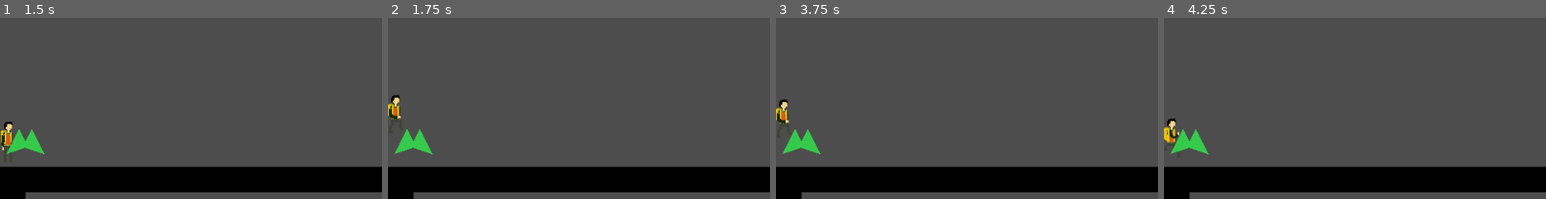
Above: before the commit, frames 1-4 (left to right).
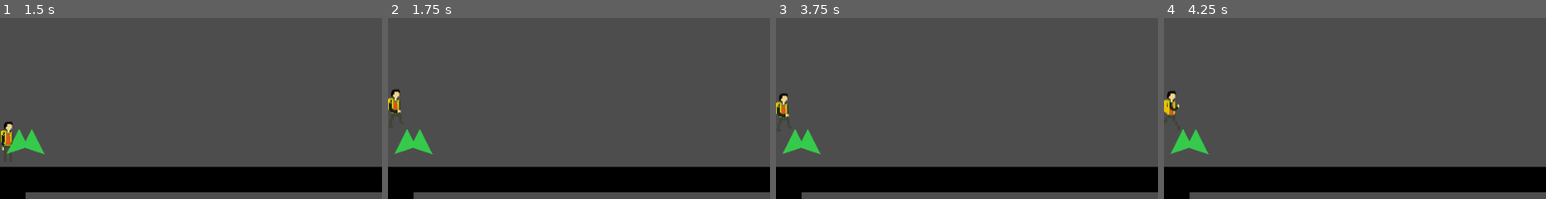
Above: after the commit, the same moments.

Repository: The-Spark-Industries/spark-energy
Game: Godot game, scene res://Master Scenes/titleScreen.tscn
Same seed, same stepped clock (60 frames per second), same inputs: the game is played once before the commit and once after it. The engine's default icon, where the game draws it, is replaced by a stand-in: a white triangle on a blue panel in a dark square.
Inputs:
- Up to frame 1 (1.5 s): click "Start" at 0.5 s; tap Enter at 1.25 s; hold 2 (inventoryright) from 1.28 s (still down); tap E (interact) at 1.35 s
- Up to frame 2 (1.75 s): keep holding 2 (inventoryright); tap Space (jump) at 1.52 s
- Up to frame 3 (3.75 s): tap E (interact) at 2.1, 2.85, 3.6 s; tap Space (jump) at 2.27, 3.5 s; release 2 (inventoryright) at 2.78 s; hold 1 (inventoryleft) 2.78-3.53 s; hold 2 (inventoryright) from 3.53 s (still down)
- Up to frame 4 (4.25 s): keep holding 2 (inventoryright); tap Space (jump) at 3.77 s
The pictures show only the part of the screen within x 0-50%, y 38-87%; the shares and areas given below are measured in that part.

Frame 1 is identical in both runs. In frame 2, 0.4% of the frame differs, in the area x 0-4%, y 39-64%; in frame 3, 0.5%; in frame 4, 0.8%, in the area x 0-4%, y 40-77%.

Commit message:
Movement + more floors

Diff:
--- a/Master Scenes/level1.tscn
+++ b/Master Scenes/level1.tscn
@@ -354,7 +354,7 @@
 shape = SubResource("RectangleShape2D_4hvuo")
 
 [node name="RoomCamera" type="Camera2D" parent="." unique_id=1812731569]
-position = Vector2(473, 211)
+position = Vector2(-620, -316)
 script = ExtResource("3_roomcam")
 
 [node name="pauseMenu" parent="RoomCamera" unique_id=1118913350 instance=ExtResource("4_nuwp2")]
@@ -603,16 +603,16 @@
 [node name="camera_points" type="Node2D" parent="." unique_id=947974366]
 
 [node name="Room_8" type="Node2D" parent="camera_points" unique_id=1941415066]
-position = Vector2(480, 171)
+position = Vector2(480, 203)
 
 [node name="Room_7" type="Node2D" parent="camera_points" unique_id=2039052048]
-position = Vector2(1440, 171)
+position = Vector2(1440, 203)
 
 [node name="Room_6" type="Node2D" parent="camera_points" unique_id=619519527]
-position = Vector2(2399, 171)
+position = Vector2(2399, 203)
 
 [node name="Room_5" type="Node2D" parent="camera_points" unique_id=562700146]
-position = Vector2(3359, 171)
+position = Vector2(3359, 203)
 
 [node name="Room_1" type="Node2D" parent="camera_points" unique_id=697253879]
 position = Vector2(480, -369)
@@ -828,13 +828,13 @@
 position = Vector2(1823, -195)
 
 [node name="FloorBlock83" parent="FloorBlocks/room2" unique_id=599518501 instance=ExtResource("17_naso3")]
+position = Vector2(1567, -195)
+
+[node name="FloorBlock84" parent="FloorBlocks/room2" unique_id=2053429288 instance=ExtResource("17_naso3")]
 position = Vector2(1535, -195)
 
-[node name="FloorBlock84" parent="FloorBlocks/room2" unique_id=2053429288 instance=ExtResource("17_naso3")]
+[node name="FloorBlock87" parent="FloorBlocks/room2" unique_id=1919172174 instance=ExtResource("17_naso3")]
 position = Vector2(1503, -195)
-
-[node name="FloorBlock87" parent="FloorBlocks/room2" unique_id=1919172174 instance=ExtResource("17_naso3")]
-position = Vector2(1471, -195)
 
 [node name="room1" type="Node2D" parent="FloorBlocks" unique_id=666808633]
 
@@ -1082,17 +1082,8 @@
 [node name="FloorBlock56" parent="FloorBlocks/room5" unique_id=1609256896 instance=ExtResource("17_naso3")]
 position = Vector2(3647, 98)
 
-[node name="FloorBlock89" parent="FloorBlocks/room5" unique_id=1206428294 instance=ExtResource("17_naso3")]
-position = Vector2(1429, 291)
-
 [node name="FloorBlock91" parent="FloorBlocks/room5" unique_id=1654815979 instance=ExtResource("17_naso3")]
 position = Vector2(2385, 406)
-
-[node name="FloorBlock92" parent="FloorBlocks/room5" unique_id=1218697899 instance=ExtResource("17_naso3")]
-position = Vector2(524, 355)
-
-[node name="FloorBlock90" parent="FloorBlocks/room5" unique_id=362008996 instance=ExtResource("17_naso3")]
-position = Vector2(3296, 347)
 
 [node name="FloorBlock93" parent="FloorBlocks/room5" unique_id=262077035 instance=ExtResource("17_naso3")]
 position = Vector2(3583, 610)
@@ -1211,3 +1202,33 @@
 [node name="waterFallRoom3" parent="." unique_id=847365666 instance=ExtResource("20_xe1pu")]
 position = Vector2(1663, -675)
 scale = Vector2(1, 0.228)
+
+[node name="waterWheelRoom10" parent="." unique_id=1053887134 instance=ExtResource("19_8ifkh")]
+position = Vector2(1431, 317)
+
+[node name="FloorBlock59" parent="." unique_id=1632445253 instance=ExtResource("17_naso3")]
+position = Vector2(1495, 61)
+
+[node name="FloorBlock60" parent="." unique_id=743664667 instance=ExtResource("17_naso3")]
+position = Vector2(1463, 61)
+
+[node name="FloorBlock61" parent="." unique_id=1510189345 instance=ExtResource("17_naso3")]
+position = Vector2(1431, 61)
+
+[node name="FloorBlock62" parent="." unique_id=1990119767 instance=ExtResource("17_naso3")]
+position = Vector2(1271, 413)
+
+[node name="FloorBlock64" parent="." unique_id=1988378573 instance=ExtResource("17_naso3")]
+position = Vector2(1239, 413)
+
+[node name="FloorBlock65" parent="." unique_id=1839133955 instance=ExtResource("17_naso3")]
+position = Vector2(1207, 413)
+
+[node name="FloorBlock33" parent="." unique_id=1254795949 instance=ExtResource("17_naso3")]
+position = Vector2(983, 61)
+
+[node name="FloorBlock34" parent="." unique_id=40534834 instance=ExtResource("17_naso3")]
+position = Vector2(1015, 61)
+
+[node name="FloorBlock35" parent="." unique_id=1916463871 instance=ExtResource("17_naso3")]
+position = Vector2(951, 61)
--- a/Scripts/Player.gd
+++ b/Scripts/Player.gd
@@ -1,7 +1,7 @@
 extends CharacterBody2D
 
 @export var SPEED := 25000.0
-@export var JUMP_VELOCITY := -70000.0
+@export var JUMP_VELOCITY := -75000.0
 @export var START_GRAVITY := 6000.0
 @export var COYOTE_TIME_MS := 100 # in ms
 @export var JUMP_BUFFER_MS := 100 # in ms
